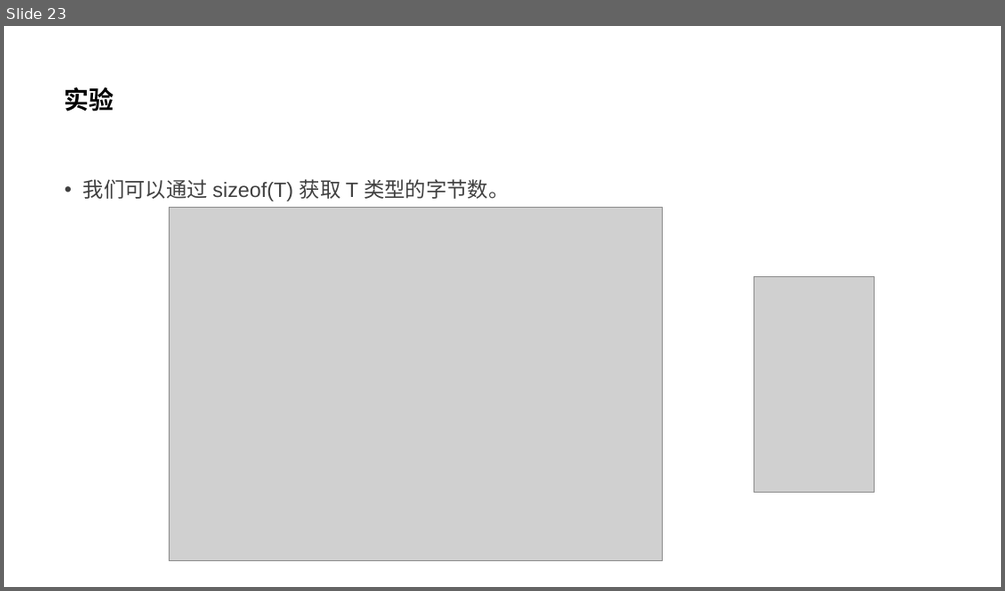
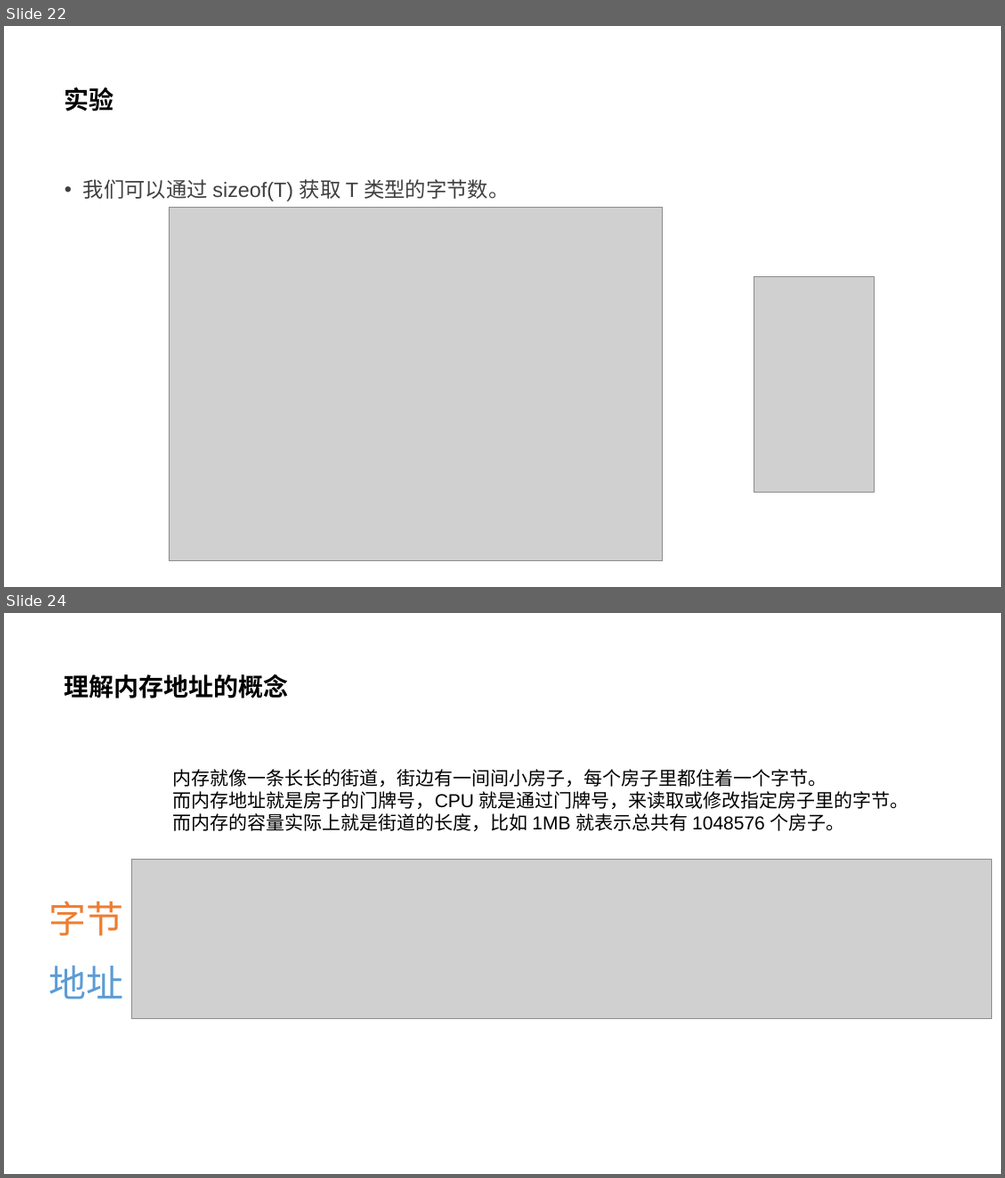
Before and after one commit to parallel101/course, a slide deck: 12/slides.pptx. Shown one above the other, each under a label of ours: slide 23 before the commit, slides 22 and 24 after it; the slides between them are not shown. The pictures are 1005x591 and 1005x1178 pixels, drawn with LibreOffice and Linux fonts; fonts in the diff are those of the drawing; grey boxes stand for pictures. Boxes give left, top, right and bottom in pixels: in the first picture for what was removed or moved away, otherwise in the second. Text is boxed around its words. In the diff, an @@ line names an element or a change of style, - is before the commit and + after.

```diff
--- a/12/slides.pptx
+++ b/12/slides.pptx
@@ slide 24 added at (x1=4, y1=613, x2=1001, y2=1174), background #FFFFFF @@
@@ title added at (x1=65, y1=674, x2=289, y2=698), 24 pt, text #000000, bold @@
+理解内存地址的概念
@@ text added at (x1=173, y1=769, x2=909, y2=831), 18 pt, text #000000 @@
+内存就像一条长长的街道，街边有一间间小房子，每个房子里都住着一个字节。
+而内存地址就是房子的门牌号，CPU 就是通过门牌号，来读取或修改指定房子里的字节。
+而内存的容量实际上就是街道的长度，比如 1MB 就表示总共有 1048576 个房子。
@@ picture added at (x1=131, y1=859, x2=991, y2=1018) @@
@@ text added at (x1=48, y1=900, x2=123, y2=936), 36 pt, text #ED7D31 @@
+字节
@@ text added at (x1=48, y1=965, x2=123, y2=999), 36 pt, text #5B9BD5 @@
+地址
@@ what was slide 23 is now slide 22 @@
```
Also in this commit, not shown: 1 slide changed, 9 other slides added, 1 slide removed, 13 other files.
